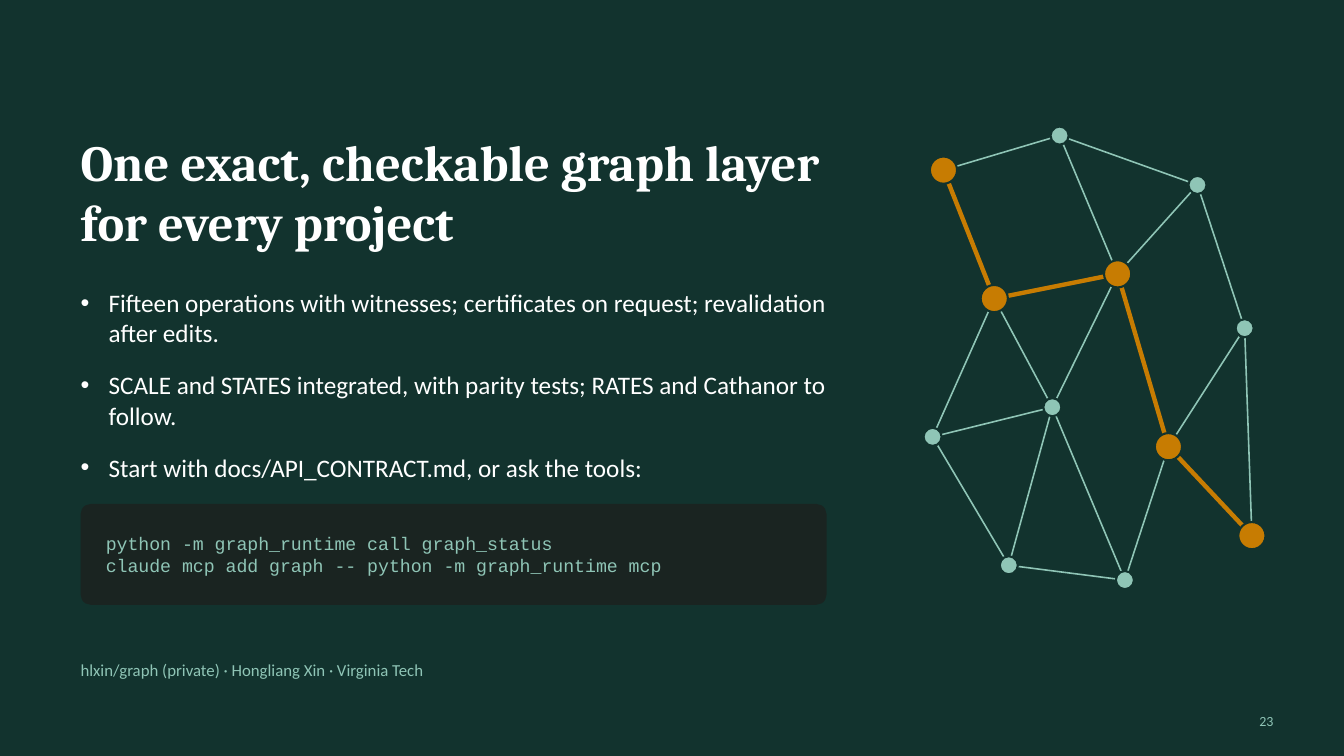
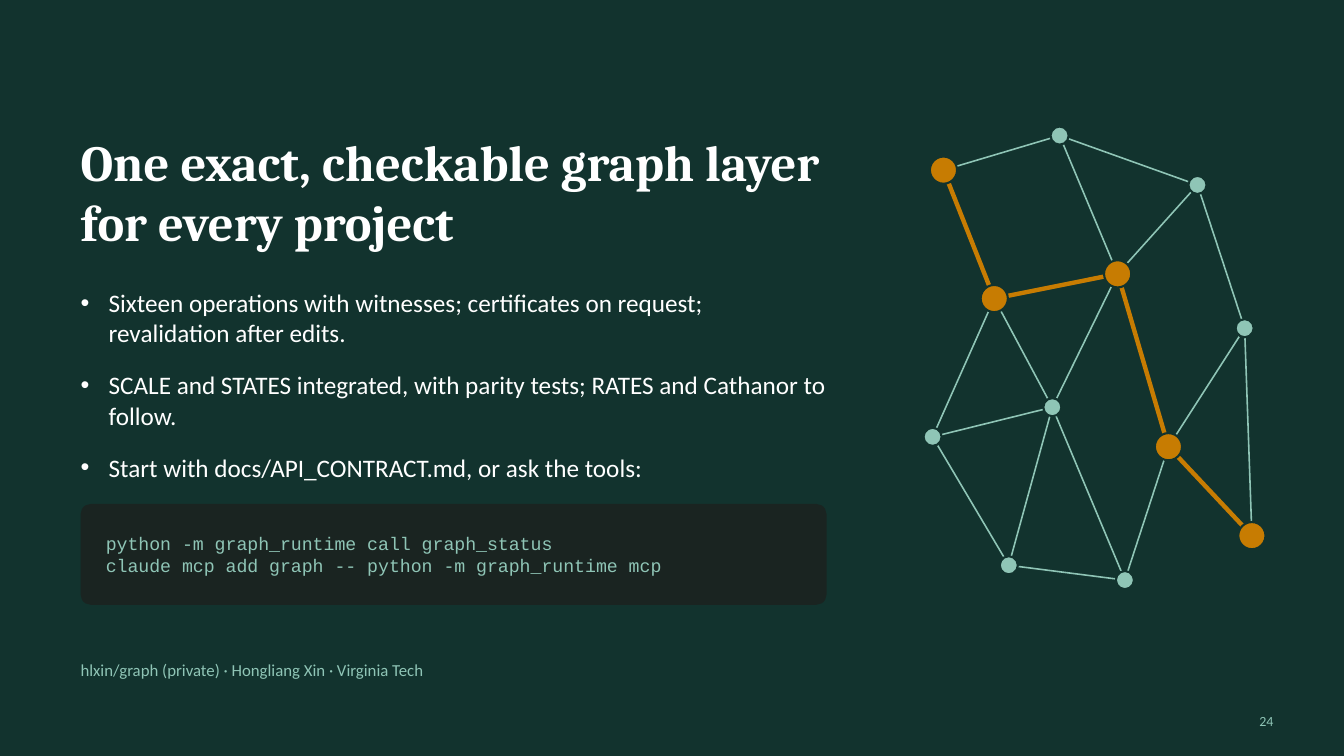
Before and after one commit to hlxin/graph, a slide deck: slide 24 of docs/GRAPH_slides.pptx (slide 23 before the commit). Drawn at 1344x756 pixels with LibreOffice and Linux fonts; fonts in the diff are those of the drawing. Boxes give left, top, right and bottom in pixels: in the first picture for what was removed or moved away, otherwise in the second. Text is boxed around its words. In the diff, an @@ line names an element or a change of style, - is before the commit and + after.

```diff
--- a/docs/GRAPH_slides.pptx
+++ b/docs/GRAPH_slides.pptx
@@ text at bbox=[109, 294, 703, 342]: text changed @@
-• Fifteen operations with witnesses; certificates on request; revalidation after edits.
+• Sixteen operations with witnesses; certificates on request; revalidation after edits.
@@ page number at bbox=[1259, 717, 1273, 726]: text changed @@
-23
+24
```
Also in this commit, not shown: 7 other slides changed, 1 slide added, 3 other files.
